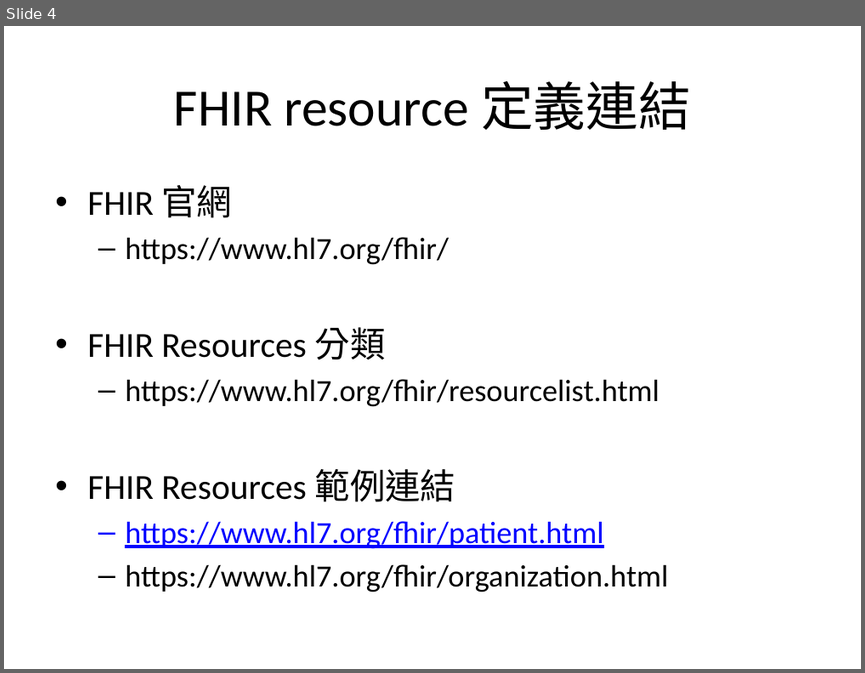
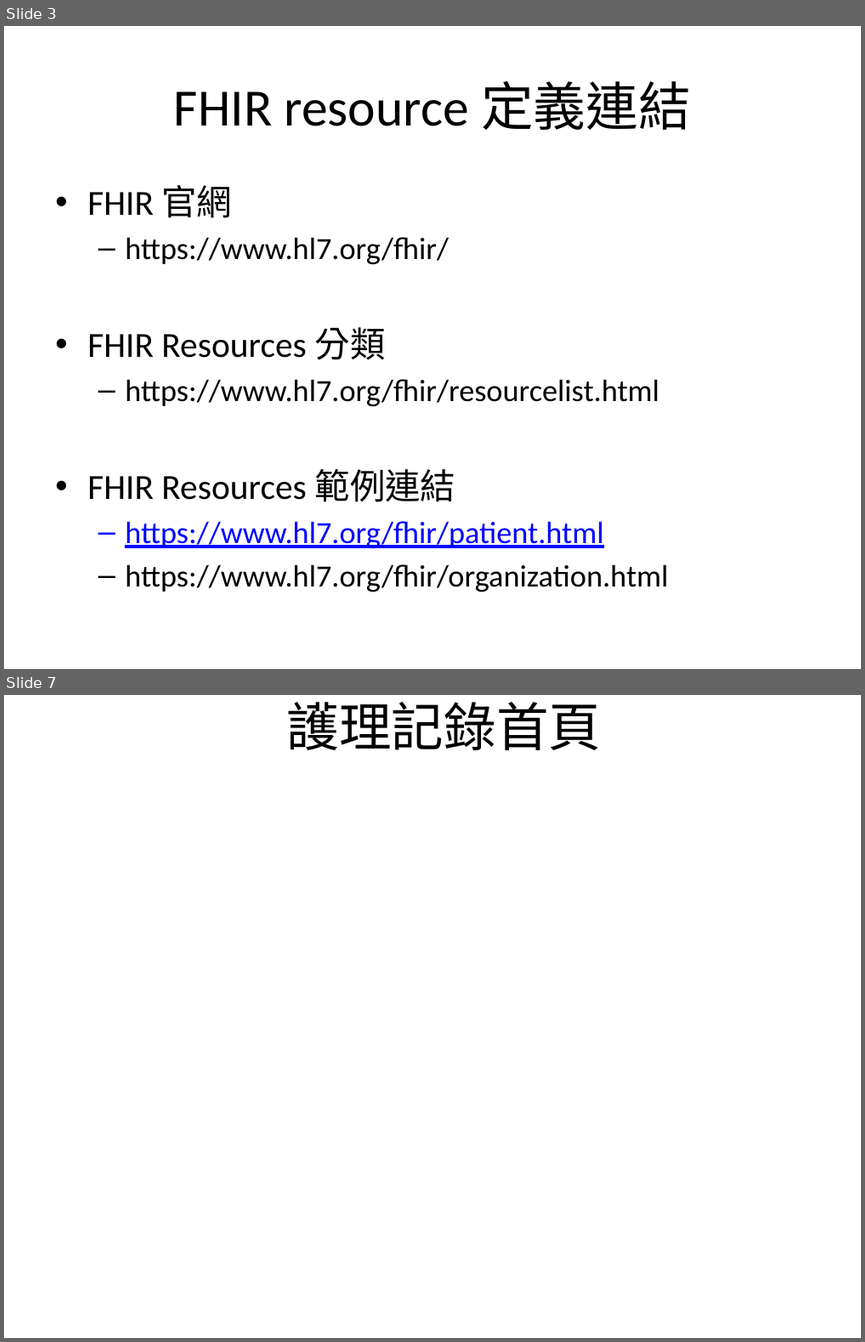
Before and after one commit to mos2718/FHIRspec, a slide deck: Spec/FHIR-Encounter-First-Time.pptx. Shown one above the other, each under a label of ours: slide 4 before the commit, slides 3 and 7 after it; the slides between them are not shown. The pictures are 865x673 and 865x1342 pixels, drawn with LibreOffice and Linux fonts; fonts in the diff are those of the drawing; background and template pictures are left out. Boxes give left, top, right and bottom in pixels: in the first picture for what was removed or moved away, otherwise in the second. Text is boxed around its words. In the diff, an @@ line names an element or a change of style, - is before the commit and + after.

```diff
--- a/Spec/FHIR-Encounter-First-Time.pptx
+++ b/Spec/FHIR-Encounter-First-Time.pptx
@@ slide 7 added at [4, 695, 861, 1338], background picture (left out) @@
@@ title added at [287, 702, 602, 750], 44 pt, text #000000 @@
+護理記錄首頁
@@ what was slide 4 is now slide 3 @@
```
Also in this commit, not shown: 5 slides changed, 7 other slides added, 1 slide removed.
